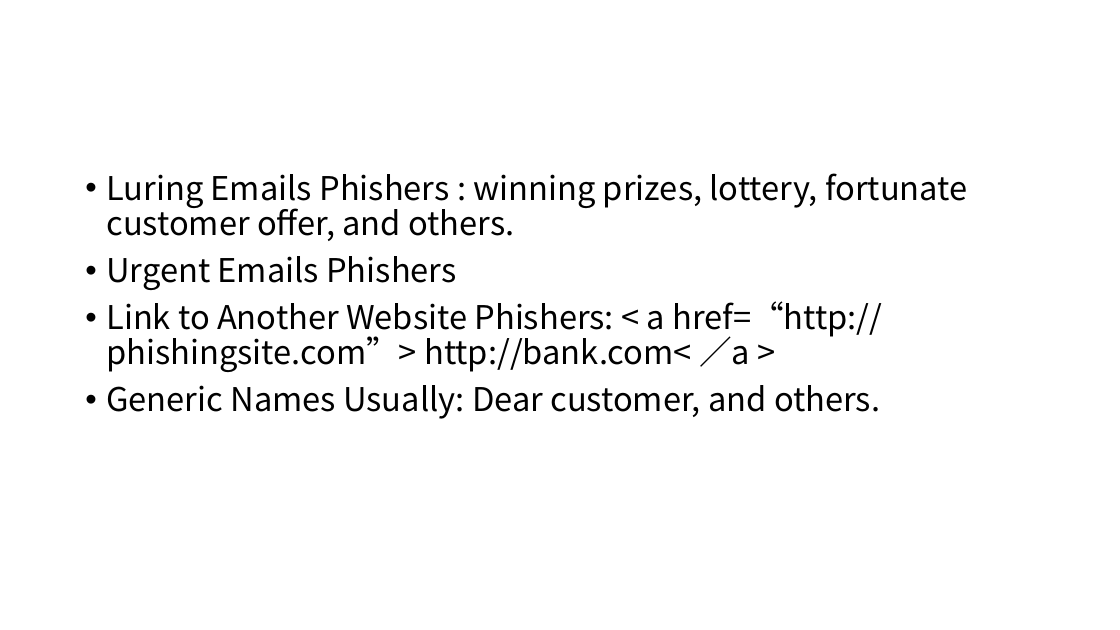
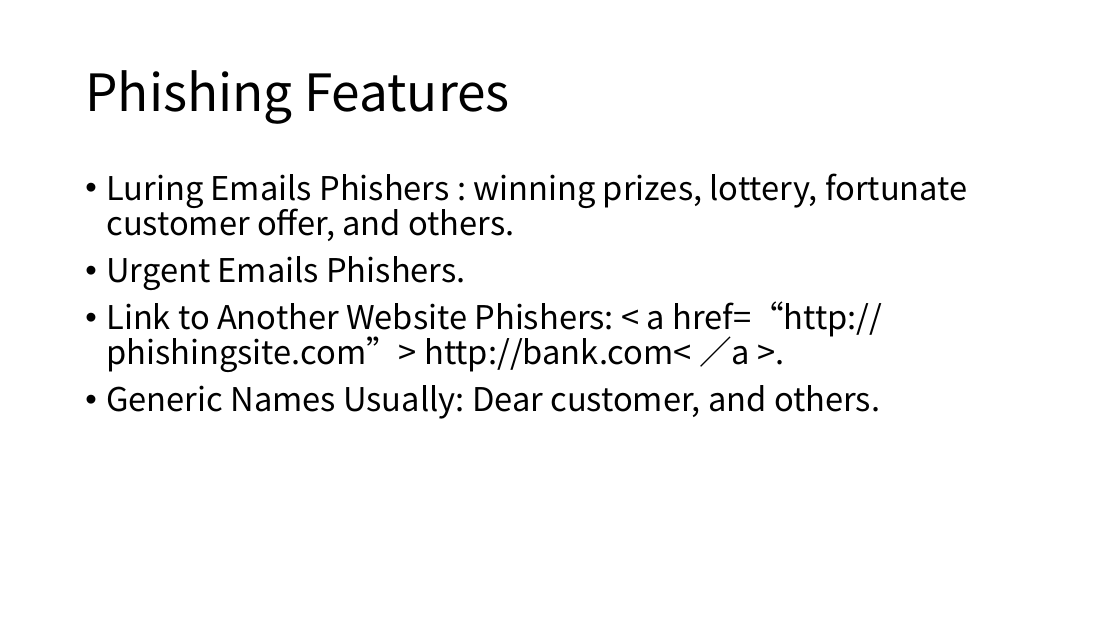
Before and after one commit to wang-zifu/anti-phishing, a slide deck: slide 5 of doc/AI Anti-phishing.pptx (slide 4 before the commit). Drawn at 1120x630 pixels with LibreOffice and Linux fonts; fonts in the diff are those of the drawing. Boxes give left, top, right and bottom in pixels: in the first picture for what was removed or moved away, otherwise in the second. Text is boxed around its words. In the diff, an @@ line names an element or a change of style, - is before the commit and + after.

Commit message:
ppt

```diff
--- a/doc/AI Anti-phishing.pptx
+++ b/doc/AI Anti-phishing.pptx
@@ title added at (x1=85, y1=70, x2=510, y2=124), 44 pt, text #000000 @@
+Phishing Features
@@ text at (x1=106, y1=256, x2=882, y2=372): text changed @@
-• Urgent Emails Phishers
-• Link to Another Website Phishers: < a href=“http:// phishingsite.com”> http://bank.com< ∕a >
+• Urgent Emails Phishers.
+• Link to Another Website Phishers: < a href=“http:// phishingsite.com”> http://bank.com< ∕a >.
```
Also in this commit, not shown: 7 other slides changed, 1 slide added.
